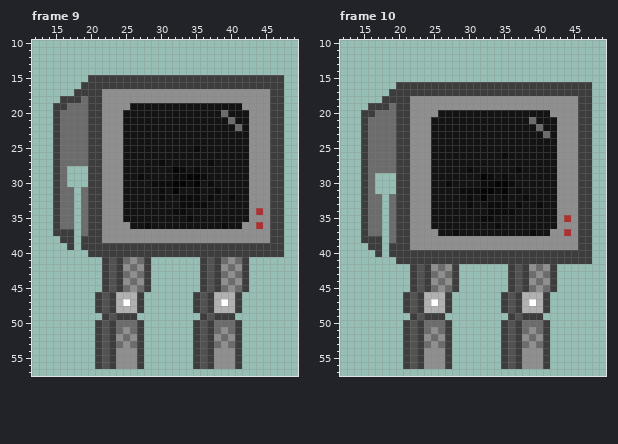
A animated GIF sprite gets an edit: Sprites/_PLAYER/Armless/bot_idle.gif. Above, as it was before the edit.
The file is 64x64 pixels, 11 frames. Colours within 5 levels of each other are drawn and written as one. Shown: frame 9: x 12..49, y 10..57; frame 10: x 12..49, y 10..57. The commit also changed other frames, which this record leaves out.
The same view after the edit:
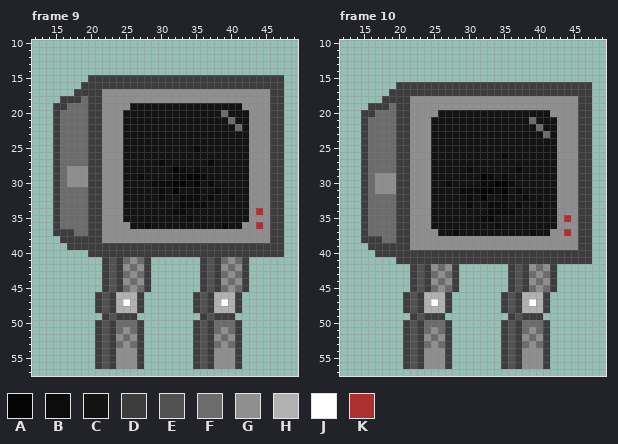
Palette (. is transparent): A #050505  B #0c0c0c  C #131313  D #3d3d3d  E #525252  F #6c6c6c  G #8f8f8f  H #b1b1b1  J #ffffff  K #ac3232
Edits made:
Frame 9:
y 28..30: x 17..19 ... -> GGG
y 31..37: x 18 . -> F
y 38..39: x 18 . -> D
Frame 10:
y 29..31: x 17..19 ... -> GGG
y 32..38: x 18 . -> F
y 39..40: x 18 . -> D
Where, in picture pixels (left, top, right, bottom), the same in both pictures:
added: (67, 166, 88, 250)
added: (375, 173, 396, 257)
